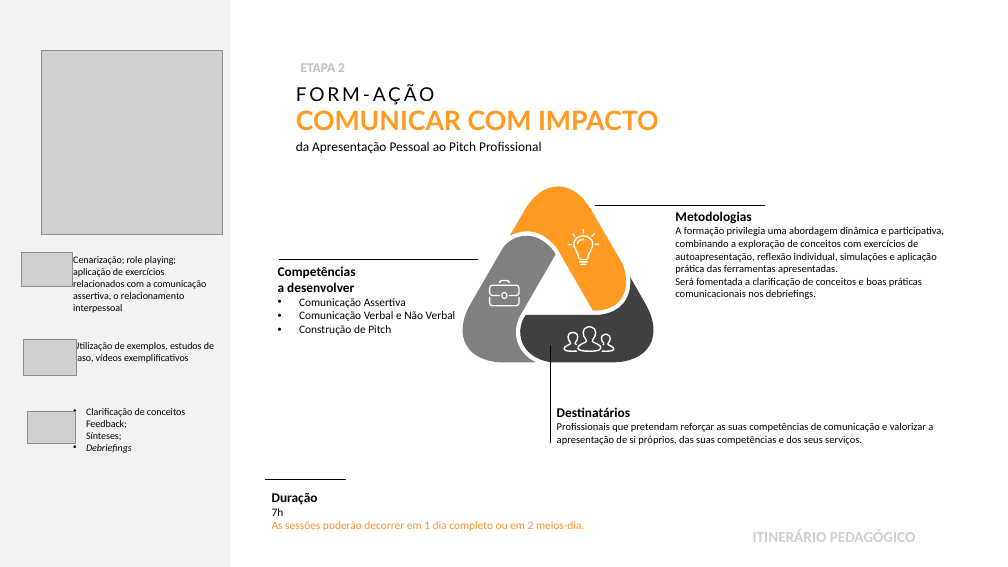
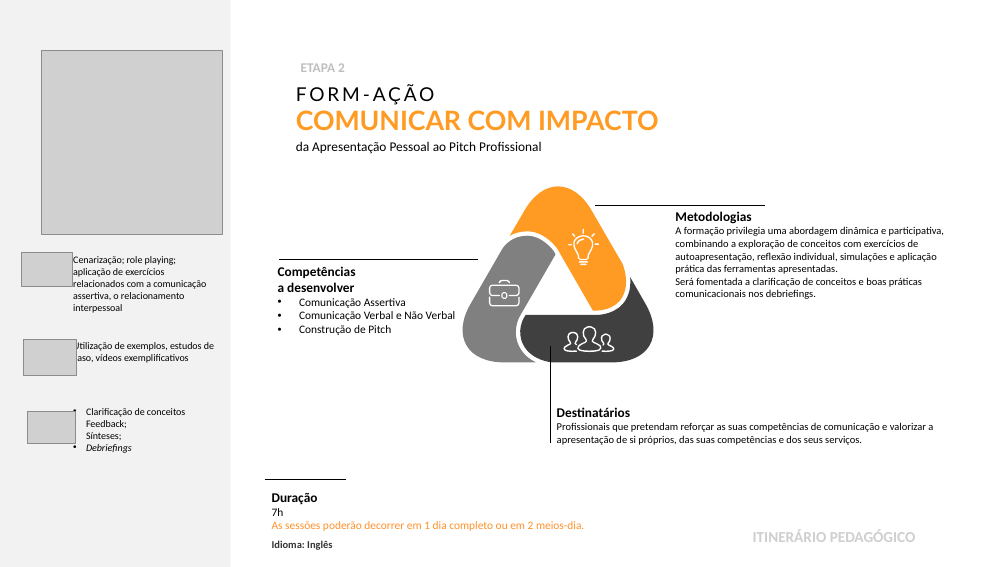
Before and after one commit to bvicente85/Bizz-Dev---Training, a slide deck: slide 6 of 03_Carteira_Clientes/032_Clientes/Devoteam/SKOLAE - Comunicar com Impacto da Apresentação Pessoal ao Pitch Profissional.pptx. Drawn at 1008x567 pixels with LibreOffice and Linux fonts; fonts in the diff are those of the drawing; grey boxes stand for pictures; background and template pictures are left out. Boxes give left, top, right and bottom in pixels: in the first picture for what was removed or moved away, otherwise in the second. Text is boxed around its words. In the diff, an @@ line names an element or a change of style, - is before the commit and + after.

```diff
--- a/03_Carteira_Clientes/032_Clientes/Devoteam/SKOLAE - Comunicar com Impacto da Apresentação Pessoal ao Pitch Profissional.pptx
+++ b/03_Carteira_Clientes/032_Clientes/Devoteam/SKOLAE - Comunicar com Impacto da Apresentação Pessoal ao Pitch Profissional.pptx
@@ text at (272,540,332,550): paragraph added @@
+Idioma: Inglês
```
Also in this commit, not shown: 4 other files.
